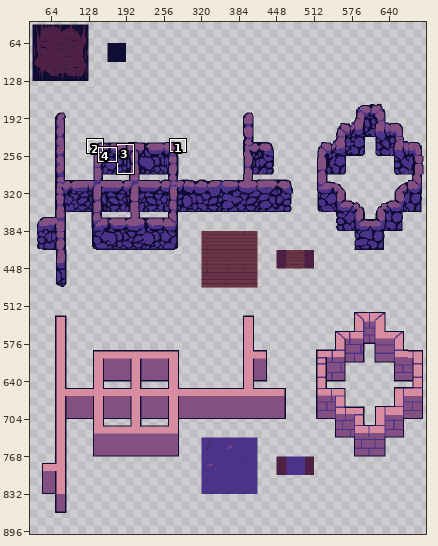
Pixel-art file, stored at assets/pres/Tileset 1.aseprite. The first picture is a wide view before the edit; the outline marks the close-up.
Close-up. Old version:
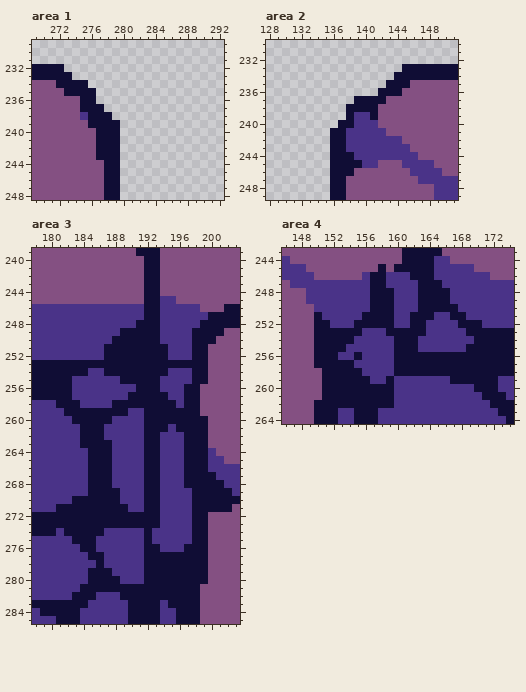
736x960 pixels, 1 frame. Shown: area 1: x 269..292, y 229..248; area 2: x 128..151, y 230..249; area 3: x 178..203, y 239..285; area 4: x 146..174, y 243..264. The wide view leaves out empty margins. The commit also changed other parts of the picture, which this record leaves out.
New version:
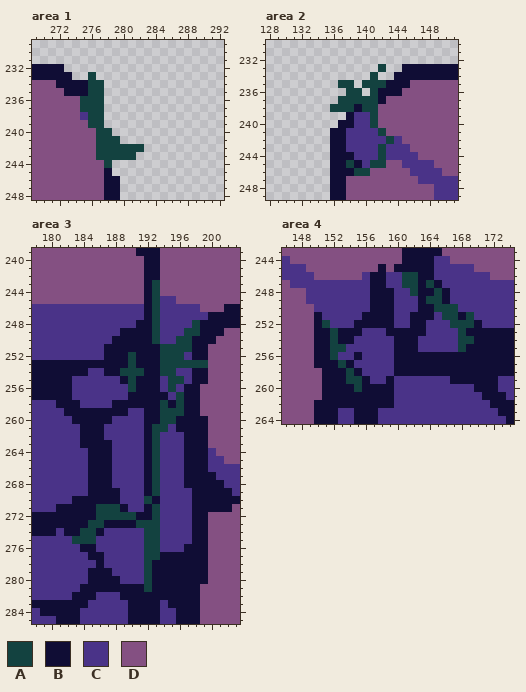
Palette (. is transparent): A #134240  B #100d35  C #4a3388  D #845082
Edits made:
--- area 1, layer "tilemap"
@@ x 273..284 @@
 232 ............
-233 B...........
-234 BBB.........
-235 BBBB........
-236 DDBB........
-237 DDBBB.......
-238 DDCBBB......
-239 DDDBBBB.....
-240 DDDDBBB.....
-241 DDDDBBB.....
-242 DDDDBBB.....
-243 DDDDBBB.....
-244 DDDDDBB.....
-245 DDDDDBB.....
+233 B..A........
+234 BBBAA.......
+235 BBBAA.......
+236 DDAAA.......
+237 DDAAA.......
+238 DDCAA.......
+239 DDDAA.......
+240 DDDDAA......
+241 DDDDAAA.....
+242 DDDDAAAAAA..
+243 DDDDAAAAA...
+244 DDDDDA......
+245 DDDDDB......
 246 DDDDDBB.....
--- area 2, layer "tilemap"
@@ x 134..145 @@
 232 ............
-233 ...........B
-234 ..........BB
-235 .........BBB
-236 ........BBBD
-237 .....BBBBDDD
-238 ....BBBBDDDD
-239 ....BCCBDDDD
-240 ...BBCCCDDDD
-241 ..BBCCCCCDDD
-242 ..BBCCCCCCCD
-243 ..BBCCCCCCCC
-244 ..BBBCCCCCCC
-245 ..BBBBCCDDDC
-246 ..BBBDDDDDDD
+233 ........A..B
+234 .......A..BB
+235 ...AA.AAABBB
+236 ....AA.ABBBD
+237 ...AAAAABDDD
+238 ..AAABAADDDD
+239 ....BCCADDDD
+240 ...BBCCADDDD
+241 ..BBCCCCADDD
+242 ..BBCCCCCACD
+243 ..BBCCCCACCC
+244 ..BBBCCCACCC
+245 ..BBABCAADDC
+246 ..BBBAADDDDD
 247 ..BBDDDDDDDD
--- area 3, layer "tilemap"
@@ x 178..203 @@
 242 DDDDDDDDDDDDDDBBDDDDDDDDDD
-243 DDDDDDDDDDDDDDBBDDDDDDDDDD
-244 DDDDDDDDDDDDDDBBDDDDDDDDDD
-245 DDDDDDDDDDDDDDBBCCDDDDDDDD
-246 CCCCCCCCCCCCCCBBCCCCCDDDBB
-247 CCCCCCCCCCCCCCBBCCCCCCBBBB
-248 CCCCCCCCCCCCCBBBCCCCCBBBBB
-249 CCCCCCCCCCCBBBBBCCCCBBBBDD
-250 CCCCCCCCCCBBBBBBCCCCBBBDDD
-251 CCCCCCCCCBBBBBBBBCCCBBDDDD
-252 CCCCCCCCCBBBBBBBBCCCBBDDDD
-253 BBBBBBBBBBBBBBBBBBBBBBDDDD
-254 BBBBBBBCCBBBBBBBBCCCBBDDDD
-255 BBBBBCCCCCCBBBBBCCCCBBDDDD
-256 BBBBBCCCCCCCCBBBCCCBBDDDDD
-257 BBBBBCCCCCCCBBBBBCCBBDDDDD
-258 CCCBBBCCCCBBBBBBBBCBBDDDDD
-259 CCCCBBBBBBBBCCBBBBBBBDDDDD
-260 CCCCCBBBBBCCCCBBBBBBBBDDDD
-261 CCCCCCBBBCCCCCBBBCBBBBDDDD
-262 CCCCCCBBBCCCCCBBCCCBBBDDDD
-263 CCCCCCBBBBCCCCBBCCCBBBDDDD
-264 CCCCCCCBBBCCCCBBCCCBBBCDDD
-265 CCCCCCCBBBCCCCBBCCCBBBCCDD
-266 CCCCCCCBBBCCCCBBCCCBBBCCCC
-267 CCCCCCCBBBCCCCBBCCCBBBBCCC
-268 CCCCCCCBBBCCCCBBCCCBBBBBCC
-269 CCCCCCCBBBBCCCBBCCCCBBBBBC
-270 CCCCCBBBBBBCCCBBCCCCBBBBBB
-271 CCCBBBBBBBBBCCBBCCCCBBBBBD
-272 BBBBBBBBBBBBBBBBCCCCBBDDDD
-273 BBBBBBBBBBBBBBBBCCCCBBDDDD
-274 BBBCBBBBBCCCCCBCCCCCBBDDDD
-275 CCCCCBBBCCCCCCBCCCCCBBDDDD
-276 CCCCCCBBCCCCCCBBCCCBBBDDDD
-277 CCCCCCCBBCCCCCBBBBBBBBDDDD
-278 CCCCCCCCBCCCCCBBBBBBBBDDDD
-279 CCCCCCCBBBCCCCBBBBBBBBDDDD
-280 CCCCCCCBBBBCCCBBBBBBBBDDDD
-281 CCCCCCBBBBBBBBBBBBBBBDDDDD
+243 DDDDDDDDDDDDDDBADDDDDDDDDD
+244 DDDDDDDDDDDDDDBADDDDDDDDDD
+245 DDDDDDDDDDDDDDBACCDDDDDDDD
+246 CCCCCCCCCCCCCCBACCCCCDDDBB
+247 CCCCCCCCCCCCCCBACCCCCCBBBB
+248 CCCCCCCCCCCCCBBACCCCABBBBB
+249 CCCCCCCCCCCBBBBACCCAABBBDD
+250 CCCCCCCCCCBBBBBACCAABBBDDD
+251 CCCCCCCCCBBBBBBBAAAABBDDDD
+252 CCCCCCCCCBBBABBBAAACBBDDDD
+253 BBBBBBBBBBBBABBBAAAAAADDDD
+254 BBBBBBBCCBBAAABBAACCBBDDDD
+255 BBBBBCCCCCCBABBBCAACBBDDDD
+256 BBBBBCCCCCCCABBBCACBBDDDDD
+257 BBBBBCCCCCCCBBBBBCABBDDDDD
+258 CCCBBBCCCCBBBBBBABABBDDDDD
+259 CCCCBBBBBBBBCCBBAAABBDDDDD
+260 CCCCCBBBBBCCCCBBAABBBBDDDD
+261 CCCCCCBBBCCCCCBAACBBBBDDDD
+262 CCCCCCBBBCCCCCBACCCBBBDDDD
+263 CCCCCCBBBBCCCCBACCCBBBDDDD
+264 CCCCCCCBBBCCCCBACCCBBBCDDD
+265 CCCCCCCBBBCCCCBACCCBBBCCDD
+266 CCCCCCCBBBCCCCBACCCBBBCCCC
+267 CCCCCCCBBBCCCCBACCCBBBBCCC
+268 CCCCCCCBBBCCCCBACCCBBBBBCC
+269 CCCCCCCBBBBCCCBACCCCBBBBBC
+270 CCCCCBBBBBBCCCABCCCCBBBBBB
+271 CCCBBBBBAAABCCBACCCCBBBBBD
+272 BBBBBBBBAAAAABBACCCCBBDDDD
+273 BBBBBBBAABBBBAAACCCCBBDDDD
+274 BBBCBBAABCCCCCAACCCCBBDDDD
+275 CCCCCAAACCCCCCAACCCCBBDDDD
+276 CCCCCCBBCCCCCCAACCCBBBDDDD
+277 CCCCCCCBBCCCCCAABBBBBBDDDD
+278 CCCCCCCCBCCCCCABBBBBBBDDDD
+279 CCCCCCCBBBCCCCABBBBBBBDDDD
+280 CCCCCCCBBBBCCCABBBBBBBDDDD
+281 CCCCCCBBBBBBBBABBBBBBDDDDD
 282 CCCCCBBBCCCBBBBBBBBBBDDDDD
--- area 4, layer "tilemap"
@@ x 146..174 @@
 245 CCCDDDDDDDDDBDBBBBBCCCCCDDDDD
-246 CCCCDDDDDDCBBCCCBBBCCCCCCCDDD
-247 DCCCCCCCCCCBBCCCCBBBCCCCCCCCC
-248 DDDCCCCCCCCBBBCCCBBBBCCCCCCCC
-249 DDDCCCCCCCCBBBCCCBBBBCCCCCCCC
-250 DDDDCCCCCCCBBBCCCBBBBBCCCCCCC
-251 DDDDBCCCCCBBBBCCBBBCCBBCCCCCC
-252 DDDDBBCCCBBBBBCCBBCCCCBBBCCCC
-253 DDDDBBBBBBCCCBBBBBCCCCCBBBBBB
-254 DDDDBBBBBCCCCCBBBCCCCCCCBBBBB
-255 DDDDBBBBCCCCCCBBBCCCCCCBBBBBB
-256 DDDDBBBCCBCCCCBBBBBBBBBBBBBBB
-257 DDDDBBBBBCCCCCBBBBBBBBBBBBBBB
-258 DDDDDBBBBBCCCCBBBBBBBBBBBBBBB
-259 DDDDDBBBBBBCCBCCCCCCCBBBBBBCC
-260 DDDDDBBBBBBBBBCCCCCCCCCCBBBCC
+246 CCCCDDDDDDCBBCCAABBCCCCCCCDDD
+247 DCCCCCCCCCCBBCCAABABCCCCCCCCC
+248 DDDCCCCCCCCBBBCCABBABCCCCCCCC
+249 DDDCCCCCCCCBBBCCCBAABCCCCCCCC
+250 DDDDCCCCCCCBBBCCCBBAAACCCCCCC
+251 DDDDBCCCCCBBBBCCBBBCAABACCCCC
+252 DDDDBACCCBBBBBCCBBCCCAAABCCCC
+253 DDDDBBABBBCCCBBBBBCCCCABBBBBB
+254 DDDDBBABBCCCCCBBBCCCCCAABBBBB
+255 DDDDBBAACCCCCCBBBCCCCCABBBBBB
+256 DDDDBBACCBCCCCBBBBBBBBBBBBBBB
+257 DDDDBBBABCCCCCBBBBBBBBBBBBBBB
+258 DDDDDBBBABCCCCBBBBBBBBBBBBBBB
+259 DDDDDBBBAABCCBCCCCCCCBBBBBBCC
+260 DDDDDBBBBABBBBCCCCCCCCCCBBBCC
 261 DDDDDBBBBBBBBBCCCCCCCCCCCBBBC
Pixel boxes of the changes (left, top, right, bottom) in both close-ups:
changed: (80, 72, 144, 176)
changed: (330, 64, 394, 176)
changed: (72, 280, 208, 592)
changed: (402, 272, 474, 352)
changed: (322, 320, 362, 392)
